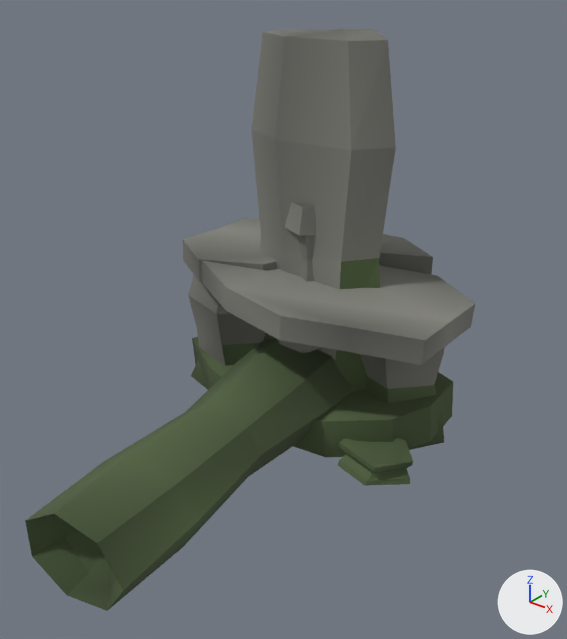
An edit to the Blender file source_assets/blender/architecture/SM_Shrine_Vestige.blend, drawn before and after from the same camera.
Camera for both pictures: a 50 mm camera at (2.27, -3.13, 2.41) aimed at (0.21, -0.56, 0.81). Every picture has the same lights, and +X, +Y and +Z are marked at lower right. The older version comes first.

The first picture shows 'SM_Shrine_Chevet', 'SM_Shrine_Fallen', 'SM_Shrine_Montant_B', 'SM_Shrine_Step', 'SM_Shrine_Table' and 1 more.
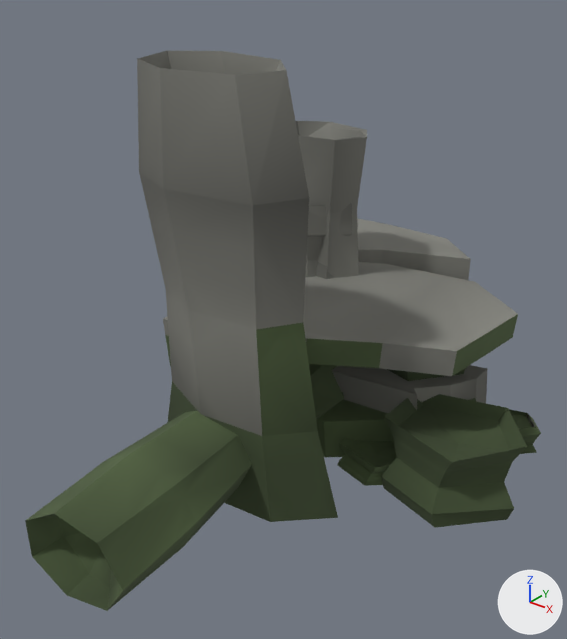
Changed parts and their boxes [x1, y1, x2, y2] in the pictures (567 x 639 px):
```json
{"object": "SM_Shrine_Coeur", "change": "added", "after": [137, 51, 527, 528], "faces in mat_mat_shrine_stone": [137, 51, 518, 436], "faces in mat_mat_shrine_moss": [167, 314, 527, 528]}
{"object": "SM_Shrine_Chevet", "change": "deleted", "before": [251, 29, 396, 391], "faces in mat_mat_shrine_stone": [251, 29, 396, 360], "faces in mat_mat_shrine_moss": [264, 258, 380, 391]}
{"object": "SM_Shrine_Table", "change": "deleted", "before": [182, 218, 475, 450], "faces in mat_mat_shrine_stone": [182, 218, 475, 389], "faces in mat_mat_shrine_moss": [191, 343, 444, 450]}
{"object": "SM_Shrine_Linteau", "change": "added", "after": [163, 317, 541, 454], "faces in mat_mat_shrine_stone": [163, 317, 535, 427], "faces in mat_mat_shrine_moss": [165, 335, 541, 454]}
{"object": "SM_Shrine_Montant_A", "change": "unchanged, uncovered by the edit", "after": [296, 121, 367, 278]}
```

The change, as JSON lines over the scene's bpy script:
```json
{"op": "add", "block": "me_sm_shrine_linteau", "code": ["me_sm_shrine_linteau = bpy.data.meshes.new('SM_Shrine_Linteau')", "me_sm_shrine_linteau.from_pydata(...)  # 374 vertices, 124 faces; spans x -1.0..1.21, y -0.45..0.37, z 0.0..0.46", "# faces by material slot: [29, 95]", "me_sm_shrine_linteau.materials.append(mat_mat_shrine_stone)", "me_sm_shrine_linteau.materials.append(mat_mat_shrine_moss)"]}
{"op": "add", "block": "me_sm_shrine_coeur", "code": ["me_sm_shrine_coeur = bpy.data.meshes.new('SM_Shrine_Coeur')", "me_sm_shrine_coeur.from_pydata(...)  # 975 vertices, 219 faces; spans x -1.37..1.32, y -1.07..0.65, z 0.0..2.01", "# faces by material slot: [107, 112]", "me_sm_shrine_coeur.materials.append(mat_mat_shrine_stone)", "me_sm_shrine_coeur.materials.append(mat_mat_shrine_moss)"]}
{"op": "remove", "block": "ob_sm_shrine_table", "code": ["ob_sm_shrine_table = bpy.data.objects.new('SM_Shrine_Table', me_sm_shrine_table)", "ob_sm_shrine_table.location = (0.0, 0.0, 0.0)"]}
{"op": "remove", "block": "ob_sm_shrine_chevet", "code": ["ob_sm_shrine_chevet = bpy.data.objects.new('SM_Shrine_Chevet', me_sm_shrine_chevet)", "ob_sm_shrine_chevet.location = (0.0, 0.0, 0.0)"]}
{"op": "add", "block": "ob_sm_shrine_linteau", "code": ["ob_sm_shrine_linteau = bpy.data.objects.new('SM_Shrine_Linteau', me_sm_shrine_linteau)", "ob_sm_shrine_linteau.location = (0.0, 0.0, 0.0)"]}
{"op": "add", "block": "ob_sm_shrine_coeur", "code": ["ob_sm_shrine_coeur = bpy.data.objects.new('SM_Shrine_Coeur', me_sm_shrine_coeur)", "ob_sm_shrine_coeur.location = (0.0, 0.0, 0.0)"]}
```
